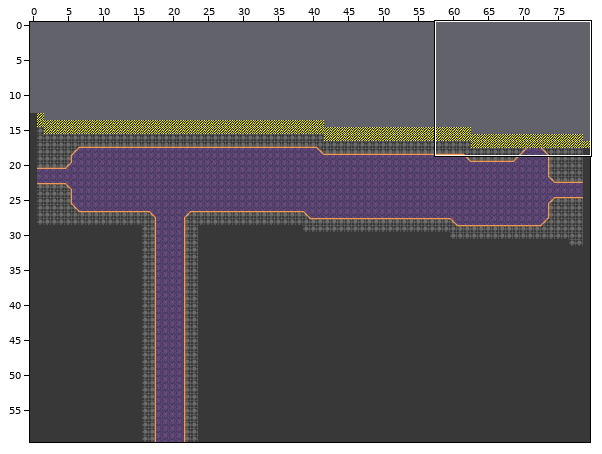
Two versions of a level (Tiled map, Assets/Graphics/Maps/SpacePort/SpaceElevatorBoardingRoom.tmx). The picture above shows the old version from afar; the outline marks the close-up.
Close-up. Old version:
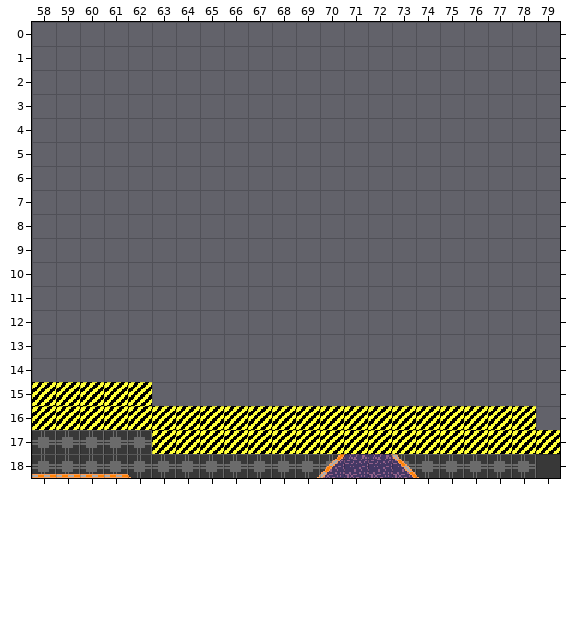
Cells are 16x16 px. Shown: x 58..79, y 0..18. The commit also changed other parts of the map, which this record leaves out. The old version is drawn lined up with the new one.
New version:
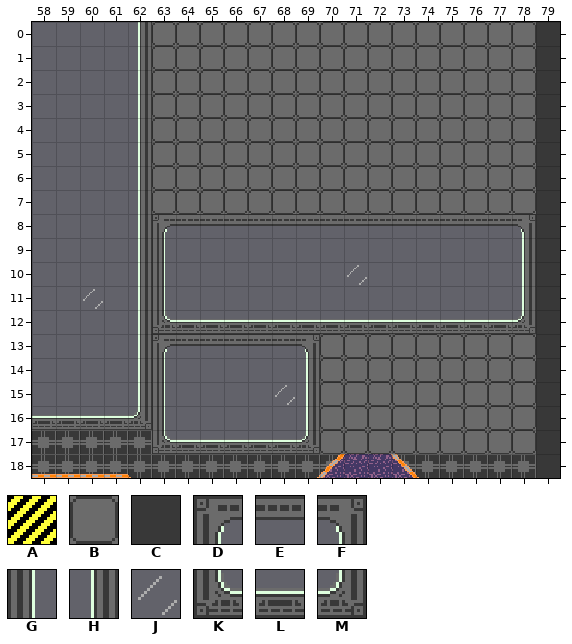
Key: from "DebugGraybox": A 4; from "SpaceElevatorIndustrial": B 24, C 30; from "SpaceElevatorWindow": D 0, E 1, F 2, G 6, H 8, J 10, K 12, L 13, M 14.
_ is an empty cell.
The commit says: Finished main BG Graphics for elevator summit, made it so player cant bike indoors
The exact change:
{"change": "map size 80x50 -> 80x60 cells (old content now starts at 0,10; both pictures use the new coordinates)"}
{"where": "layer \"Graybox\" (now hidden)"}
{"y":15,"x":58,"old":"AAAAA","new":"_____"}
{"y":16,"x":58,"old":"AAAAAAAAAAAAAAAAAAAAA","new":"_____________________"}
{"y":17,"x":63,"old":"AAAAAAAAAAAAAAAAA","new":"_________________"}
{"where": "layer \"Graphics/Carpet\""}
{"y":0,"x":62,"old":"__________________","new":"HBBBBBBBBBBBBBBBBC"}
{"y":1,"x":62,"old":"__________________","new":"HBBBBBBBBBBBBBBBBC"}
{"y":2,"x":62,"old":"__________________","new":"HBBBBBBBBBBBBBBBBC"}
{"y":3,"x":62,"old":"__________________","new":"HBBBBBBBBBBBBBBBBC"}
{"y":4,"x":62,"old":"__________________","new":"HBBBBBBBBBBBBBBBBC"}
{"y":5,"x":62,"old":"__________________","new":"HBBBBBBBBBBBBBBBBC"}
{"y":6,"x":62,"old":"__________________","new":"HBBBBBBBBBBBBBBBBC"}
{"y":7,"x":62,"old":"__________________","new":"HBBBBBBBBBBBBBBBBC"}
{"y":8,"x":62,"old":"__________________","new":"HDEEEEEEEEEEEEEEFC"}
{"y":9,"x":62,"old":"__","new":"HG"}
{"y":9,"x":78,"old":"__","new":"HC"}
{"y":10,"x":62,"old":"__","new":"HG"}
{"y":10,"x":71,"old":"_","new":"J"}
{"y":10,"x":78,"old":"__","new":"HC"}
{"y":11,"x":60,"old":"_","new":"J"}
{"y":11,"x":62,"old":"__","new":"HG"}
{"y":11,"x":78,"old":"__","new":"HC"}
{"y":12,"x":62,"old":"__________________","new":"HKLLLLLLLLLLLLLLMC"}
{"y":13,"x":62,"old":"__________________","new":"HDEEEEEFBBBBBBBBBC"}
{"y":14,"x":62,"old":"__","new":"HG"}
{"y":14,"x":69,"old":"___________","new":"HBBBBBBBBBC"}
{"y":15,"x":62,"old":"__","new":"HG"}
{"y":15,"x":68,"old":"____________","new":"JHBBBBBBBBBC"}
{"y":16,"x":58,"old":"______","new":"LLLLMG"}
{"y":16,"x":69,"old":"___________","new":"HBBBBBBBBBC"}
{"y":17,"x":63,"old":"_________________","new":"KLLLLLMBBBBBBBBBC"}
